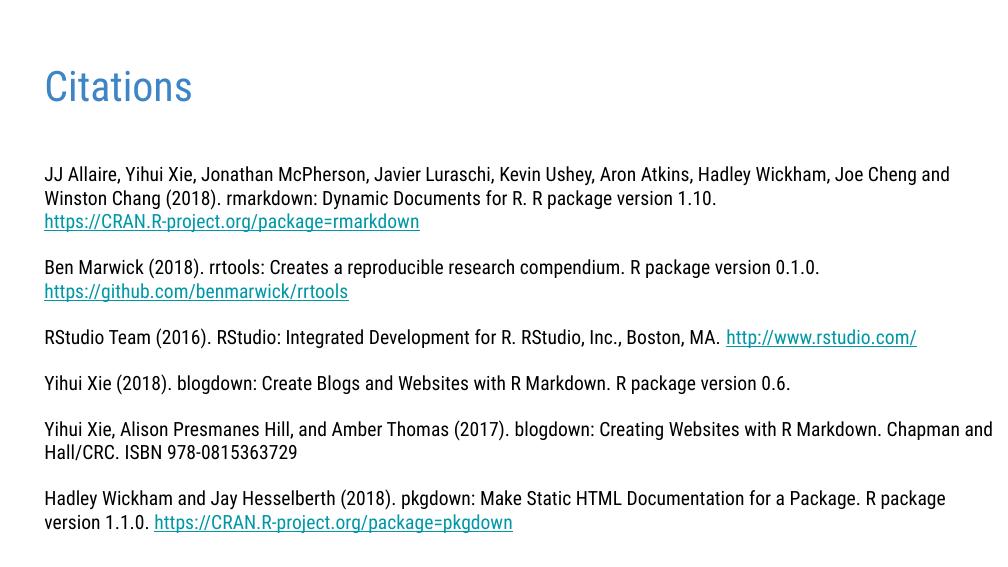
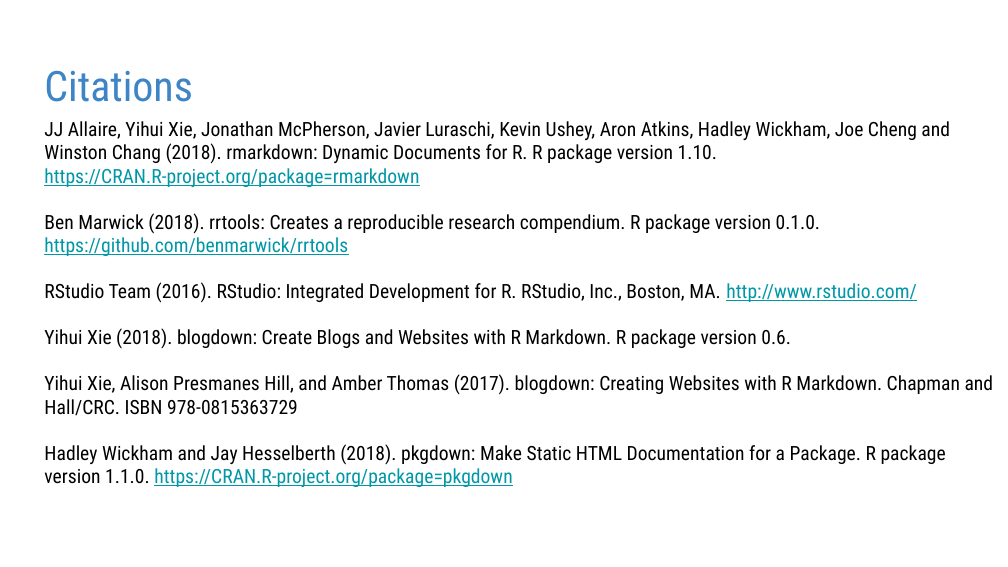
Before and after one commit to openplantpathology/OPP.at.useR-2018, a slide deck: slide 11 of useR!2018 Talk.odp. Drawn at 1008x567 pixels with LibreOffice and Linux fonts; fonts in the diff are those of the drawing. Boxes give left, top, right and bottom in pixels: in the first picture for what was removed or moved away, otherwise in the second. Text is boxed around its words. In the diff, an @@ line names an element or a change of style, - is before the commit and + after.

```diff
--- a/useR!2018 Talk.odp
+++ b/useR!2018 Talk.odp
@@ text "JJ Allaire, Yihui Xie, Jonathan ...": place and size @@
-text "JJ Allaire, Yihui Xie, Jonathan ..." at [44,166,994,533]
+text "JJ Allaire, Yihui Xie, Jonathan ..." at [44,121,994,487]
```
Also in this commit, not shown: 2 other slides changed, 2 other files.
